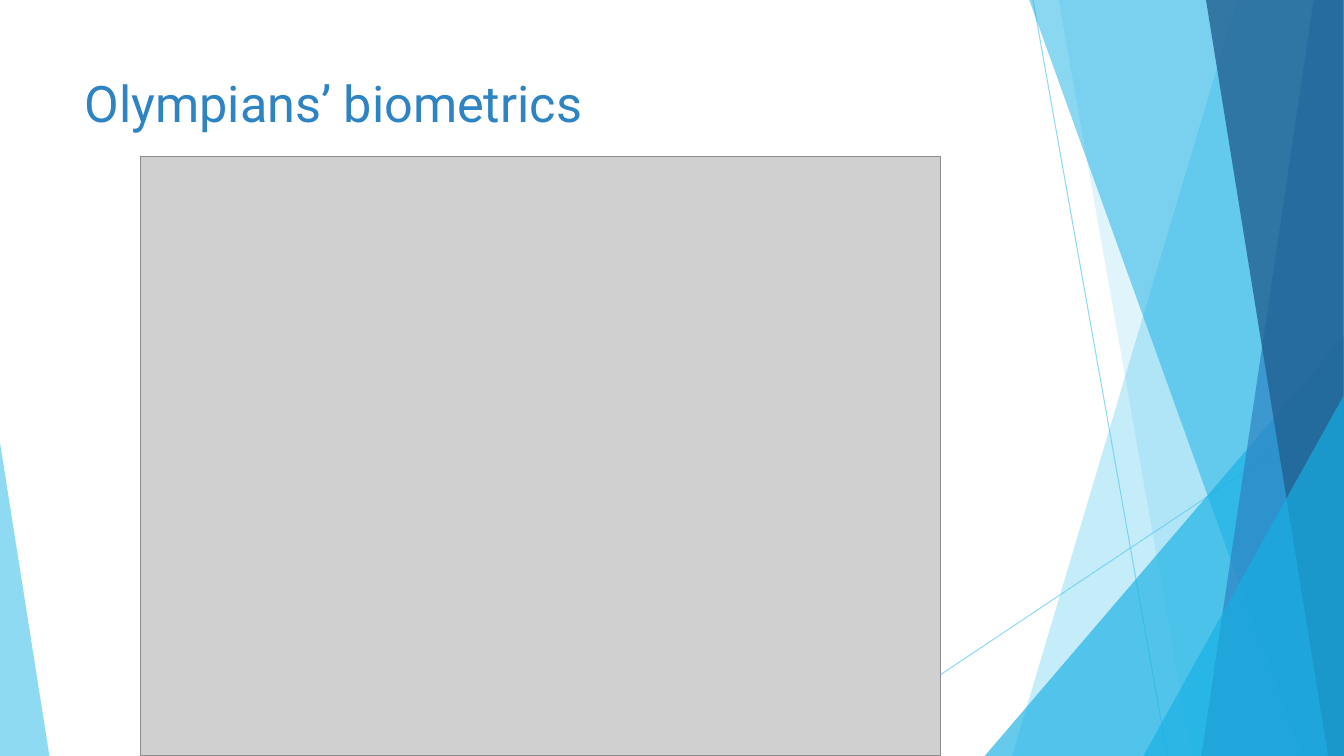
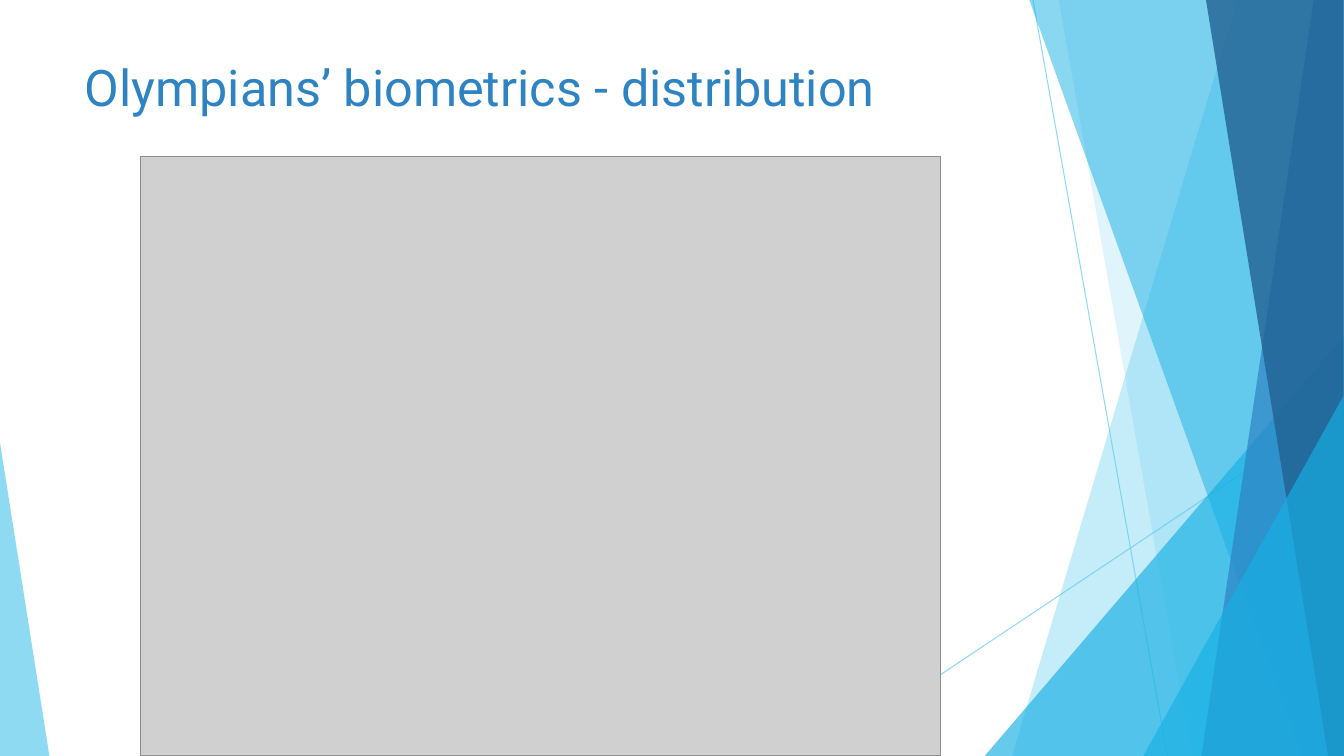
Before and after one commit to catherinekelly33/Portfolio_olympics, a slide deck: slide 6 of Results_presentation.pptx. Drawn at 1344x756 pixels with LibreOffice and Linux fonts; fonts in the diff are those of the drawing; grey boxes stand for pictures. Boxes give left, top, right and bottom in pixels: in the first picture for what was removed or moved away, otherwise in the second. Text is boxed around its words. In the diff, an @@ line names an element or a change of style, - is before the commit and + after.

```diff
--- a/Results_presentation.pptx
+++ b/Results_presentation.pptx
@@ title at (85, 68, 875, 117): text changed @@
-Olympians’ biometrics
+Olympians’ biometrics - distribution
```
Also in this commit, not shown: 20 other slides changed, 1 slide added, 4 other files.
